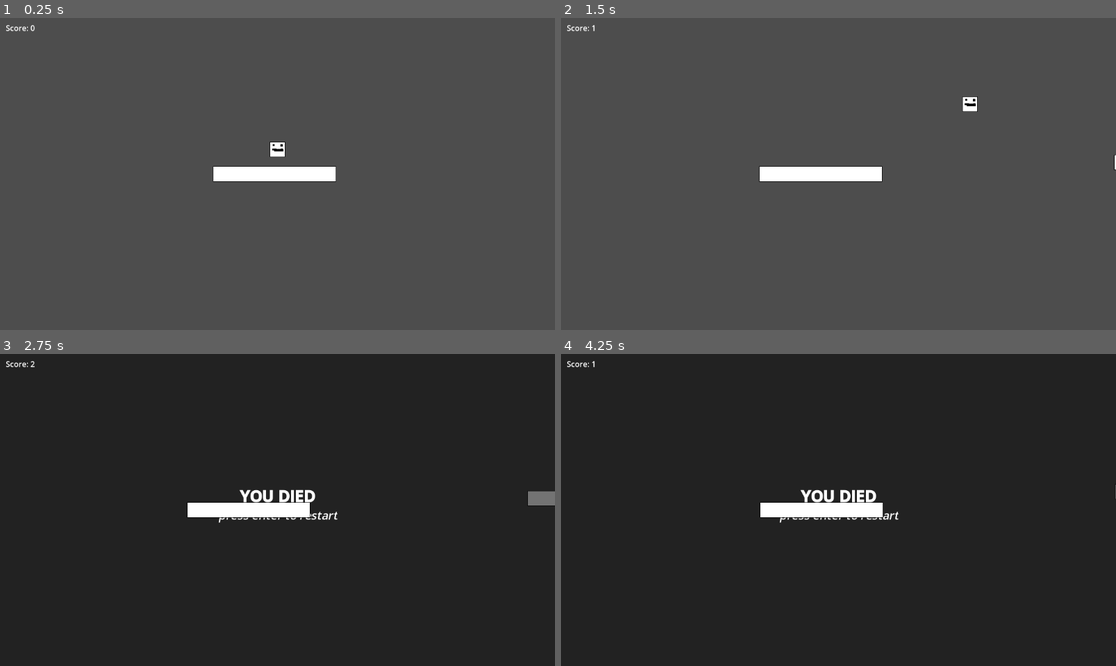
Above: before the commit, frames 1-4 (two rows, left to right).
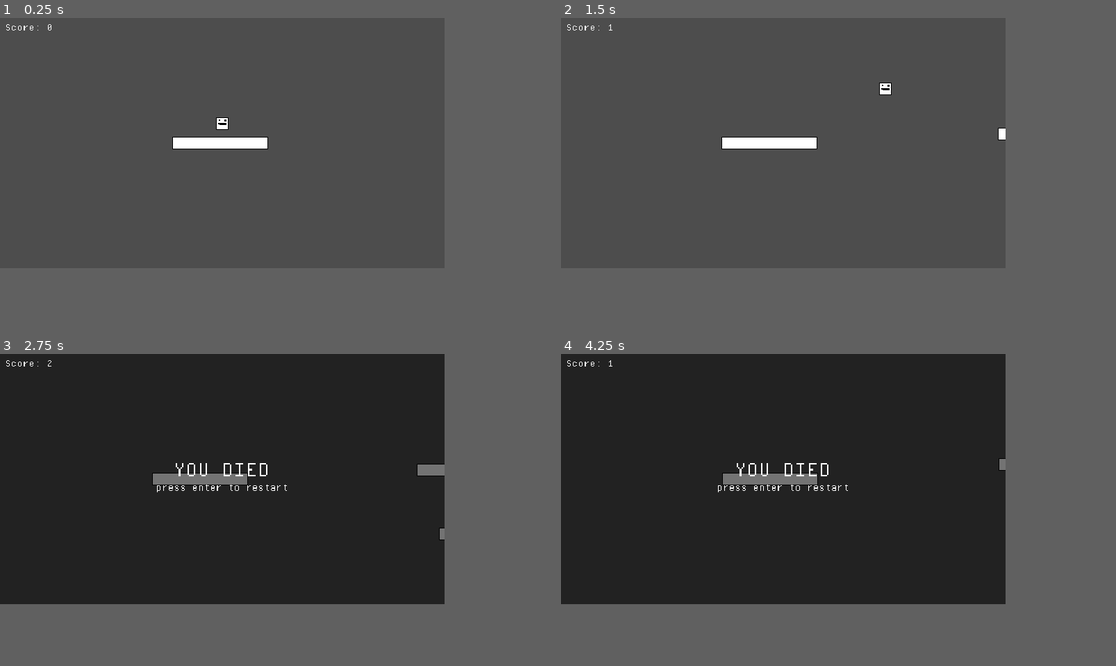
Above: after the commit, the same moments.

Repository: ragg967/jumping_game
Game: Godot game, scene res://scenes/main.tscn
The game is run twice, just before and just after one commit, with the same random seed, the same clock (stepped at 60 frames per second) and the same inputs.
Inputs:
- Up to frame 1 (0.25 s): no input
- Up to frame 2 (1.5 s): tap Enter (restart) at 0.5 s; hold D (moveRight) from 0.53 s (still down); tap F at 0.6, 1.35 s; tap Space (jump) at 0.77 s
- Up to frame 3 (2.75 s): tap Space (jump) at 1.52 s; release D (moveRight) at 2.03 s; hold A (moveLeft) from 2.03 s (still down); tap F at 2.1 s
- Up to frame 4 (4.25 s): tap Enter (restart) at 2.75, 4.15 s; release A (moveLeft) at 2.78 s; hold D (moveRight) from 2.78 s (still down); tap F at 2.85, 3.6 s; tap Space (jump) at 3.02, 3.77 s
In our replay, the window is 799x449 before the commit and 640x360 after it. These sizes can differ from the game's own. Grey fills any space a smaller window leaves; there, only what the larger window draws over its background counts as a difference.

The runs differ from the first frame. In frame 1, 2.1% of the frame differs, in the area x 1-61%, y 2-53%; in frame 2, 2.2%; in frame 3, 3.0%, in the area x 1-100%, y 2-60%; in frame 4, 2.5%.

Commit message:
v1.0

Diff:
--- a/assets/platform.svg
+++ b/assets/platform.svg
@@ -1,8 +1,8 @@
 <?xml version="1.0" encoding="UTF-8" ?>
 <svg version="1.1" width="256" height="32" xmlns="http://www.w3.org/2000/svg" shape-rendering="crispEdges">
 <rect x="0" y="0" width="256" height="1" fill="#000000" />
-<rect x="0" y="1" width="1" height="31" fill="#000000" />
-<rect x="1" y="1" width="254" height="30" fill="#FFFFFF" />
-<rect x="255" y="1" width="1" height="31" fill="#000000" />
-<rect x="1" y="31" width="254" height="1" fill="#000000" />
+<rect x="0" y="1" width="2" height="31" fill="#000000" />
+<rect x="2" y="1" width="252" height="30" fill="#FFFFFF" />
+<rect x="254" y="1" width="2" height="31" fill="#000000" />
+<rect x="2" y="31" width="252" height="1" fill="#000000" />
 </svg>
--- a/project.godot
+++ b/project.godot
@@ -8,12 +8,24 @@
 
 config_version=5
 
+[GDScript_Formatter]
+
+format_on_save=true
+
 [application]
 
 config/name="Jumping Game"
 run/main_scene="uid://dm8rig0q3e010"
 config/features=PackedStringArray("4.4", "Forward Plus")
-config/icon="res://assets/icon.svg"
+boot_splash/image="uid://d0s7fd1gvg17l"
+config/icon="uid://cebftlf0jy03u"
+
+[display]
+
+window/size/viewport_width=640
+window/size/viewport_height=360
+window/stretch/mode="viewport"
+window/stretch/scale_mode="integer"
 
 [editor_plugins]
 
@@ -60,3 +72,7 @@
 [rendering]
 
 textures/canvas_textures/default_texture_filter=3
+textures/default_filters/use_nearest_mipmap_filter=true
+textures/decals/filter=2
+textures/light_projectors/filter=2
+2d/snap/snap_2d_transforms_to_pixel=true
--- a/scenes/camera.tscn
+++ b/scenes/camera.tscn
@@ -1,7 +1,3 @@
 [gd_scene format=3 uid="uid://didv7i62mohyc"]
 
 [node name="Camera" type="Camera2D"]
-
-[node name="SubViewport" type="SubViewport" parent="."]
-disable_3d = true
-audio_listener_enable_2d = true
--- a/scenes/death_menu.tscn
+++ b/scenes/death_menu.tscn
@@ -1,6 +1,7 @@
-[gd_scene load_steps=3 format=3 uid="uid://b5nxdam5lql7n"]
+[gd_scene load_steps=4 format=3 uid="uid://b5nxdam5lql7n"]
 
 [ext_resource type="Script" uid="uid://cvop8rux3lwfo" path="res://scripts/death_menu.gd" id="1_latkk"]
+[ext_resource type="FontFile" uid="uid://byhfk1n2gkgt5" path="res://assets/pixel_operator/PixelOperatorMono.ttf" id="2_gm7js"]
 
 [sub_resource type="QuadMesh" id="QuadMesh_latkk"]
 
@@ -24,8 +25,10 @@
 offset_bottom = 51.0
 grow_horizontal = 2
 grow_vertical = 2
-theme_override_font_sizes/italics_font_size = 24
-theme_override_font_sizes/bold_font_size = 32
+theme_override_fonts/italics_font = ExtResource("2_gm7js")
+theme_override_fonts/bold_font = ExtResource("2_gm7js")
+theme_override_font_sizes/italics_font_size = 32
+theme_override_font_sizes/bold_font_size = 64
 bbcode_enabled = true
 text = "[b]YOU DIED[/b]
 [i]press enter to restart[/i]
--- a/scenes/main.tscn
+++ b/scenes/main.tscn
@@ -15,6 +15,7 @@
 position = Vector2(0, 400)
 
 [node name="Camera" parent="." instance=ExtResource("3_sugp2")]
+zoom = Vector2(0.54, 0.54)
 
 [node name="Platform despawner" parent="." instance=ExtResource("8_tipki")]
 position = Vector2(-856, 0)
@@ -26,12 +27,14 @@
 visible = false
 
 [node name="Score board" parent="." instance=ExtResource("7_o6xl0")]
-offset_left = -522.0
-offset_top = -295.0
-offset_right = -522.0
-offset_bottom = -295.0
+offset_left = -515.0
+offset_top = -305.0
+offset_right = -515.0
+offset_bottom = -305.0
 
 [node name="Platform" parent="." instance=ExtResource("1_o5qli")]
+z_index = -1
 
 [node name="Player" parent="." instance=ExtResource("2_0wfyh")]
+z_index = -1
 position = Vector2(0, -80)
--- a/scenes/score_board.tscn
+++ b/scenes/score_board.tscn
@@ -1,6 +1,7 @@
-[gd_scene load_steps=2 format=3 uid="uid://ceqekv63wpeju"]
+[gd_scene load_steps=3 format=3 uid="uid://ceqekv63wpeju"]
 
 [ext_resource type="Script" uid="uid://15kyt14bgrn" path="res://scripts/score_board.gd" id="1_ek31y"]
+[ext_resource type="FontFile" uid="uid://byhfk1n2gkgt5" path="res://assets/pixel_operator/PixelOperatorMono.ttf" id="1_gjtyh"]
 
 [node name="Score board" type="Control"]
 layout_mode = 3
@@ -19,6 +20,8 @@
 offset_bottom = 20.0
 grow_horizontal = 2
 grow_vertical = 2
+theme_override_fonts/normal_font = ExtResource("1_gjtyh")
+theme_override_font_sizes/normal_font_size = 32
 text = "Score: 0"
 fit_content = true
 scroll_active = false
Binary file added: assets/pixel_operator/PixelOperatorMono.ttf
Not shown, added: assets/pixel_operator/PixelOperatorMono.ttf.import
Binary file added: assets/player1.png
Not shown, added: assets/player1.png.import
Not shown, changed: export_presets.cfg
